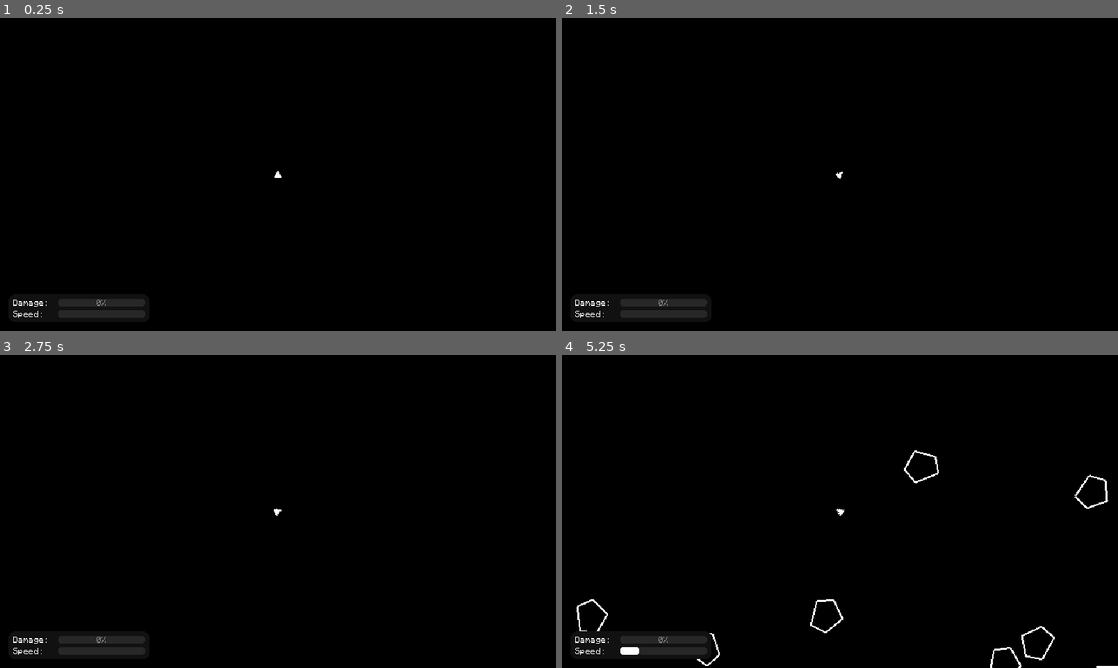
Above: before the commit, frames 1-4 (two rows, left to right).
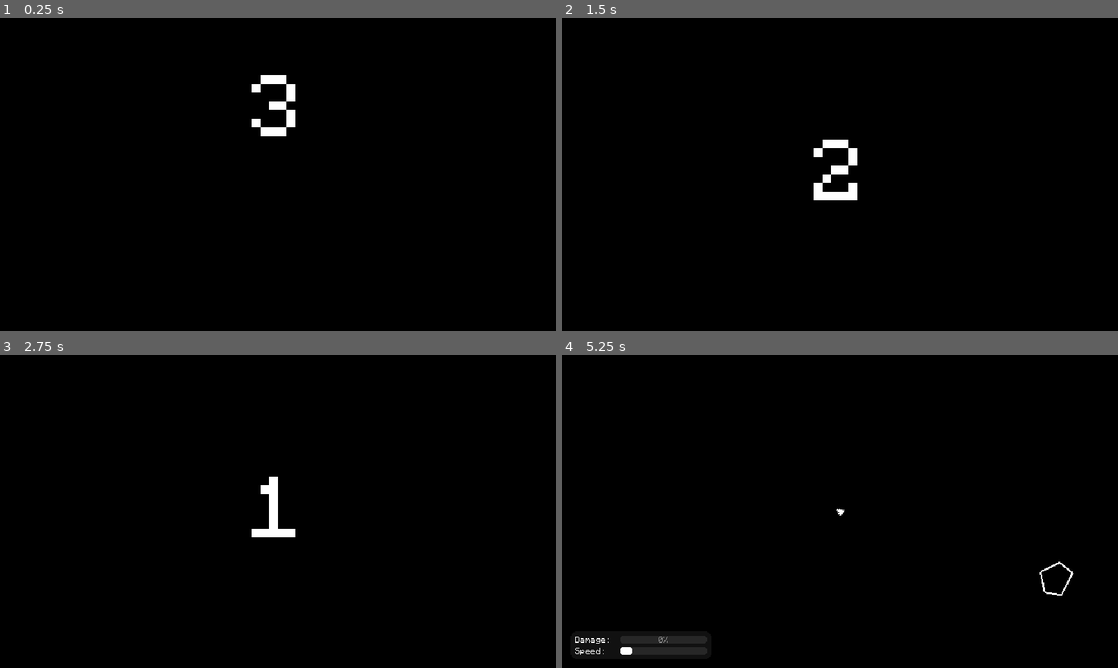
Above: after the commit, the same moments.

Repository: anton2026gamca/avoider
Game: Godot game, scene res://main.tscn
Same seed, same stepped clock (60 frames per second), same inputs: the game is played once before the commit and once after it.
Inputs:
- Up to frame 1 (0.25 s): no input
- Up to frame 2 (1.5 s): hold D (move_right) 0.53-1.28 s; hold S (move_down) from 1.28 s (still down)
- Up to frame 3 (2.75 s): release S (move_down) at 2.03 s; hold D (move_right) from 2.03 s (still down)
- Up to frame 4 (5.25 s): tap Enter at 2.75 s; release D (move_right) at 2.78 s; hold W (move_up) 2.78-3.53 s; hold A (move_left) 3.53-5.03 s; hold S (move_down) from 5.03 s (still down)

The runs differ from the first frame. In frame 1, 1.5% of the frame differs, in the area x 2-54%, y 18-96%; in frame 2, 1.5%, in the area x 2-54%, y 38-96%; in frame 3, 1.3%; in frame 4, 0.8%.

Commit message:
Add countdown

Diff:
--- a/src/main.gd
+++ b/src/main.gd
@@ -9,10 +9,18 @@
 @export var max_velocity: float = 100.0  # Maximum initial velocity
 @export var max_meteoroids: int = 50  # Maximum number of meteoroids at once
 
-@onready var player: Player = $Player
+@onready var world: Node2D = $World
+@onready var player: Player = $World/Player
+@onready var player_ui: MarginContainer = $UI/PlayerUI
+@onready var animation_player: AnimationPlayer = $UI/Countdown/AnimationPlayer
 
 var spawn_timer: float = 0.0
 
+
+func _ready() -> void:
+	get_tree().paused = true
+	player.visible = false
+	player_ui.visible = false
 
 func _process(delta: float) -> void:
 	spawn_timer += delta
@@ -21,7 +29,7 @@
 		spawn_meteoroid()
 	for m: Meteoroid in get_tree().get_nodes_in_group("meteoroids"):
 		if m.position.distance_squared_to(player.position) >= 1000 * 1000:
-			remove_child(m)
+			world.remove_child(m)
 			m.queue_free()
 
 
@@ -37,4 +45,12 @@
 	var initial_velocity = Vector2(cos(velocity_angle), sin(velocity_angle)) * velocity_magnitude
 	m.linear_velocity = initial_velocity
 	m.angular_velocity = randf_range(-2.0, 2.0)
-	add_child(m)
+	world.add_child(m)
+
+func countdown_play_sound() -> void:
+	print("Countdown")
+
+func countdown_finish() -> void:
+	get_tree().paused = false
+	player.visible = true
+	player_ui.visible = true
--- a/src/main.tscn
+++ b/src/main.tscn
@@ -6,13 +6,197 @@
 [ext_resource type="PackedScene" uid="uid://cqw5f3m8a2bxt" path="res://meteoroid.tscn" id="3_h2yge"]
 [ext_resource type="Theme" uid="uid://b6sbn7efkckjc" path="res://main.tres" id="5_lquwl"]
 
+[sub_resource type="Animation" id="Animation_lquwl"]
+resource_name = "Countdown"
+length = 3.2
+tracks/0/type = "value"
+tracks/0/imported = false
+tracks/0/enabled = true
+tracks/0/path = NodePath("Label3:position")
+tracks/0/interp = 1
+tracks/0/loop_wrap = true
+tracks/0/keys = {
+"times": PackedFloat32Array(0, 0.3, 0.5, 0.9, 1.2),
+"transitions": PackedFloat32Array(2.4622886, 1, 1, 2.1435475, 1),
+"update": 0,
+"values": [Vector2(-25, -275), Vector2(-25, 0), Vector2(-25, -25), Vector2(-25, -25), Vector2(-25, 225)]
+}
+tracks/1/type = "value"
+tracks/1/imported = false
+tracks/1/enabled = true
+tracks/1/path = NodePath("Label3:scale")
+tracks/1/interp = 1
+tracks/1/loop_wrap = true
+tracks/1/keys = {
+"times": PackedFloat32Array(0, 0.3, 0.32, 0.5, 0.9),
+"transitions": PackedFloat32Array(1, 1, 1, 1, 1),
+"update": 0,
+"values": [Vector2(10, 10), Vector2(10, 10), Vector2(30, 8), Vector2(10, 10), Vector2(10, 10)]
+}
+tracks/2/type = "value"
+tracks/2/imported = false
+tracks/2/enabled = true
+tracks/2/path = NodePath("Label3:rotation")
+tracks/2/interp = 1
+tracks/2/loop_wrap = true
+tracks/2/keys = {
+"times": PackedFloat32Array(0, 0.3, 0.32, 0.5, 0.9),
+"transitions": PackedFloat32Array(1, 1, 1, 1, 1),
+"update": 0,
+"values": [0.0, 0.0, -0.2844886680750759, 0.0, 0.0]
+}
+tracks/3/type = "value"
+tracks/3/imported = false
+tracks/3/enabled = true
+tracks/3/path = NodePath("Label2:position")
+tracks/3/interp = 1
+tracks/3/loop_wrap = true
+tracks/3/keys = {
+"times": PackedFloat32Array(1, 1.3, 1.5, 1.9, 2.2),
+"transitions": PackedFloat32Array(2.4622886, 1, 1, 2.1435475, 1),
+"update": 0,
+"values": [Vector2(-25, -275), Vector2(-25, 0), Vector2(-25, -25), Vector2(-25, -25), Vector2(-25, 225)]
+}
+tracks/4/type = "value"
+tracks/4/imported = false
+tracks/4/enabled = true
+tracks/4/path = NodePath("Label2:scale")
+tracks/4/interp = 1
+tracks/4/loop_wrap = true
+tracks/4/keys = {
+"times": PackedFloat32Array(1, 1.3, 1.3199999, 1.5, 1.9),
+"transitions": PackedFloat32Array(1, 1, 1, 1, 1),
+"update": 0,
+"values": [Vector2(10, 10), Vector2(10, 10), Vector2(30, 8), Vector2(10, 10), Vector2(10, 10)]
+}
+tracks/5/type = "value"
+tracks/5/imported = false
+tracks/5/enabled = true
+tracks/5/path = NodePath("Label2:rotation")
+tracks/5/interp = 1
+tracks/5/loop_wrap = true
+tracks/5/keys = {
+"times": PackedFloat32Array(1, 1.3, 1.3199999, 1.5, 1.9),
+"transitions": PackedFloat32Array(1, 1, 1, 1, 1),
+"update": 0,
+"values": [0.0, 0.0, 0.5707226654021456, 0.0, 0.0]
+}
+tracks/6/type = "value"
+tracks/6/imported = false
+tracks/6/enabled = true
+tracks/6/path = NodePath("Label1:position")
+tracks/6/interp = 1
+tracks/6/loop_wrap = true
+tracks/6/keys = {
+"times": PackedFloat32Array(2, 2.3, 2.5, 2.9, 3.2),
+"transitions": PackedFloat32Array(2.4622886, 1, 1, 2.1435475, 1),
+"update": 0,
+"values": [Vector2(-25, -275), Vector2(-25, 0), Vector2(-25, -25), Vector2(-25, -25), Vector2(-25, 225)]
+}
+tracks/7/type = "value"
+tracks/7/imported = false
+tracks/7/enabled = true
+tracks/7/path = NodePath("Label1:scale")
+tracks/7/interp = 1
+tracks/7/loop_wrap = true
+tracks/7/keys = {
+"times": PackedFloat32Array(2, 2.3, 2.32, 2.5, 2.9),
+"transitions": PackedFloat32Array(1, 1, 1, 1, 1),
+"update": 0,
+"values": [Vector2(10, 10), Vector2(10, 10), Vector2(30, 8), Vector2(10, 10), Vector2(10, 10)]
+}
+tracks/8/type = "value"
+tracks/8/imported = false
+tracks/8/enabled = true
+tracks/8/path = NodePath("Label1:rotation")
+tracks/8/interp = 1
+tracks/8/loop_wrap = true
+tracks/8/keys = {
+"times": PackedFloat32Array(2, 2.3, 2.32, 2.5, 2.9),
+"transitions": PackedFloat32Array(1, 1, 1, 1, 1),
+"update": 0,
+"values": [0.0, 0.0, -0.28623399732706967, 0.0, 0.0]
+}
+tracks/9/type = "method"
+tracks/9/imported = false
+tracks/9/enabled = true
+tracks/9/path = NodePath("../..")
+tracks/9/interp = 1
+tracks/9/loop_wrap = true
+tracks/9/keys = {
+"times": PackedFloat32Array(0.3, 1.3, 2.3, 3),
+"transitions": PackedFloat32Array(1, 1, 1, 1),
+"values": [{
+"args": [],
+"method": &"countdown_play_sound"
+}, {
+"args": [],
+"method": &"countdown_play_sound"
+}, {
+"args": [],
+"method": &"countdown_play_sound"
+}, {
+"args": [],
+"method": &"countdown_finish"
+}]
+}
+
+[sub_resource type="Animation" id="Animation_7mycd"]
+length = 0.001
+tracks/0/type = "value"
+tracks/0/imported = false
+tracks/0/enabled = true
+tracks/0/path = NodePath("Label3:position")
+tracks/0/interp = 1
+tracks/0/loop_wrap = true
+tracks/0/keys = {
+"times": PackedFloat32Array(0),
+"transitions": PackedFloat32Array(1),
+"update": 0,
+"values": [Vector2(-25, -25)]
+}
+tracks/1/type = "value"
+tracks/1/imported = false
+tracks/1/enabled = true
+tracks/1/path = NodePath("Label3:scale")
+tracks/1/interp = 1
+tracks/1/loop_wrap = true
+tracks/1/keys = {
+"times": PackedFloat32Array(0),
+"transitions": PackedFloat32Array(1),
+"update": 0,
+"values": [Vector2(10, 10)]
+}
+tracks/2/type = "value"
+tracks/2/imported = false
+tracks/2/enabled = true
+tracks/2/path = NodePath("Label3:rotation")
+tracks/2/interp = 1
+tracks/2/loop_wrap = true
+tracks/2/keys = {
+"times": PackedFloat32Array(0),
+"transitions": PackedFloat32Array(1),
+"update": 0,
+"values": [0.0]
+}
+
+[sub_resource type="AnimationLibrary" id="AnimationLibrary_272bh"]
+_data = {
+&"Countdown": SubResource("Animation_lquwl"),
+&"RESET": SubResource("Animation_7mycd")
+}
+
 [node name="Main" type="Node2D"]
+process_mode = 3
 script = ExtResource("1_1bvp3")
 meteoroid_scene = ExtResource("3_h2yge")
 
-[node name="Player" parent="." node_paths=PackedStringArray("damage_bar", "speed_bar") instance=ExtResource("1_ig7tw")]
-damage_bar = NodePath("../UI/MarginContainer/Stats/MarginContainer/VBoxContainer/Damage/ProgressBar")
-speed_bar = NodePath("../UI/MarginContainer/Stats/MarginContainer/VBoxContainer/Speed/ProgressBar")
+[node name="World" type="Node2D" parent="."]
+process_mode = 1
+
+[node name="Player" parent="World" node_paths=PackedStringArray("damage_bar", "speed_bar") instance=ExtResource("1_ig7tw")]
+damage_bar = NodePath("../../UI/PlayerUI/Stats/MarginContainer/VBoxContainer/Damage/ProgressBar")
+speed_bar = NodePath("../../UI/PlayerUI/Stats/MarginContainer/VBoxContainer/Speed/ProgressBar")
 
 [node name="Camera2D" type="Camera2D" parent="." node_paths=PackedStringArray("player")]
 ignore_rotation = false
@@ -23,11 +207,11 @@
 drag_right_margin = 0.69
 drag_bottom_margin = 0.44
 script = ExtResource("2_0xm2m")
-player = NodePath("../Player")
+player = NodePath("../World/Player")
 
 [node name="UI" type="CanvasLayer" parent="."]
 
-[node name="MarginContainer" type="MarginContainer" parent="UI"]
+[node name="PlayerUI" type="MarginContainer" parent="UI"]
 anchors_preset = 15
 anchor_right = 1.0
 anchor_bottom = 1.0
@@ -38,13 +222,13 @@
 theme_override_constants/margin_right = 10
 theme_override_constants/margin_bottom = 10
 
-[node name="Stats" type="PanelContainer" parent="UI/MarginContainer"]
+[node name="Stats" type="PanelContainer" parent="UI/PlayerUI"]
 layout_mode = 2
 size_flags_horizontal = 0
 size_flags_vertical = 8
 theme = ExtResource("5_lquwl")
 
-[node name="MarginContainer" type="MarginContainer" parent="UI/MarginContainer/Stats"]
+[node name="MarginContainer" type="MarginContainer" parent="UI/PlayerUI/Stats"]
 layout_mode = 2
 theme = ExtResource("5_lquwl")
 theme_override_constants/margin_left = 5
@@ -52,34 +236,92 @@
 theme_override_constants/margin_right = 5
 theme_override_constants/margin_bottom = 5
 
-[node name="VBoxContainer" type="VBoxContainer" parent="UI/MarginContainer/Stats/MarginContainer"]
-layout_mode = 2
-
-[node name="Damage" type="HBoxContainer" parent="UI/MarginContainer/Stats/MarginContainer/VBoxContainer"]
-layout_mode = 2
-
-[node name="Label" type="Label" parent="UI/MarginContainer/Stats/MarginContainer/VBoxContainer/Damage"]
+[node name="VBoxContainer" type="VBoxContainer" parent="UI/PlayerUI/Stats/MarginContainer"]
+layout_mode = 2
+
+[node name="Damage" type="HBoxContainer" parent="UI/PlayerUI/Stats/MarginContainer/VBoxContainer"]
+layout_mode = 2
+
+[node name="Label" type="Label" parent="UI/PlayerUI/Stats/MarginContainer/VBoxContainer/Damage"]
 layout_mode = 2
 size_flags_horizontal = 3
 text = "Damage: "
 
-[node name="ProgressBar" type="ProgressBar" parent="UI/MarginContainer/Stats/MarginContainer/VBoxContainer/Damage"]
+[node name="ProgressBar" type="ProgressBar" parent="UI/PlayerUI/Stats/MarginContainer/VBoxContainer/Damage"]
 custom_minimum_size = Vector2(100, 0)
 layout_mode = 2
 theme = ExtResource("5_lquwl")
 rounded = true
 
-[node name="Speed" type="HBoxContainer" parent="UI/MarginContainer/Stats/MarginContainer/VBoxContainer"]
-layout_mode = 2
-
-[node name="Label" type="Label" parent="UI/MarginContainer/Stats/MarginContainer/VBoxContainer/Speed"]
+[node name="Speed" type="HBoxContainer" parent="UI/PlayerUI/Stats/MarginContainer/VBoxContainer"]
+layout_mode = 2
+
+[node name="Label" type="Label" parent="UI/PlayerUI/Stats/MarginContainer/VBoxContainer/Speed"]
 layout_mode = 2
 size_flags_horizontal = 3
 text = "Speed: "
 
-[node name="ProgressBar" type="ProgressBar" parent="UI/MarginContainer/Stats/MarginContainer/VBoxContainer/Speed"]
+[node name="ProgressBar" type="ProgressBar" parent="UI/PlayerUI/Stats/MarginContainer/VBoxContainer/Speed"]
 custom_minimum_size = Vector2(100, 9)
 layout_mode = 2
 theme = ExtResource("5_lquwl")
 rounded = true
 show_percentage = false
+
+[node name="Countdown" type="Control" parent="UI"]
+layout_mode = 3
+anchors_preset = 8
+anchor_left = 0.5
+anchor_top = 0.5
+anchor_right = 0.5
+anchor_bottom = 0.5
+grow_horizontal = 2
+grow_vertical = 2
+
+[node name="Label3" type="Label" parent="UI/Countdown"]
+custom_minimum_size = Vector2(50, 50)
+layout_mode = 0
+offset_left = -25.0
+offset_top = -25.0
+offset_right = 25.0
+offset_bottom = 25.000061
+scale = Vector2(10, 10)
+pivot_offset = Vector2(25, 25)
+theme = ExtResource("5_lquwl")
+text = "3"
+horizontal_alignment = 1
+vertical_alignment = 1
+
+[node name="Label2" type="Label" parent="UI/Countdown"]
+custom_minimum_size = Vector2(50, 50)
+layout_mode = 0
+offset_left = -25.0
+offset_top = -275.0
+offset_right = 25.0
+offset_bottom = -224.99994
+scale = Vector2(10, 10)
+pivot_offset = Vector2(25, 25)
+theme = ExtResource("5_lquwl")
+text = "2"
+horizontal_alignment = 1
+vertical_alignment = 1
+
+[node name="Label1" type="Label" parent="UI/Countdown"]
+custom_minimum_size = Vector2(50, 50)
+layout_mode = 0
+offset_left = -25.0
+offset_top = -275.0
+offset_right = 25.0
+offset_bottom = -225.0
+scale = Vector2(10, 10)
+pivot_offset = Vector2(25, 25)
+theme = ExtResource("5_lquwl")
+text = "1"
+horizontal_alignment = 1
+vertical_alignment = 1
+
+[node name="AnimationPlayer" type="AnimationPlayer" parent="UI/Countdown"]
+libraries = {
+&"": SubResource("AnimationLibrary_272bh")
+}
+autoplay = "Countdown"
Not shown: 1 places in src/main.tscn that only renumber resources
